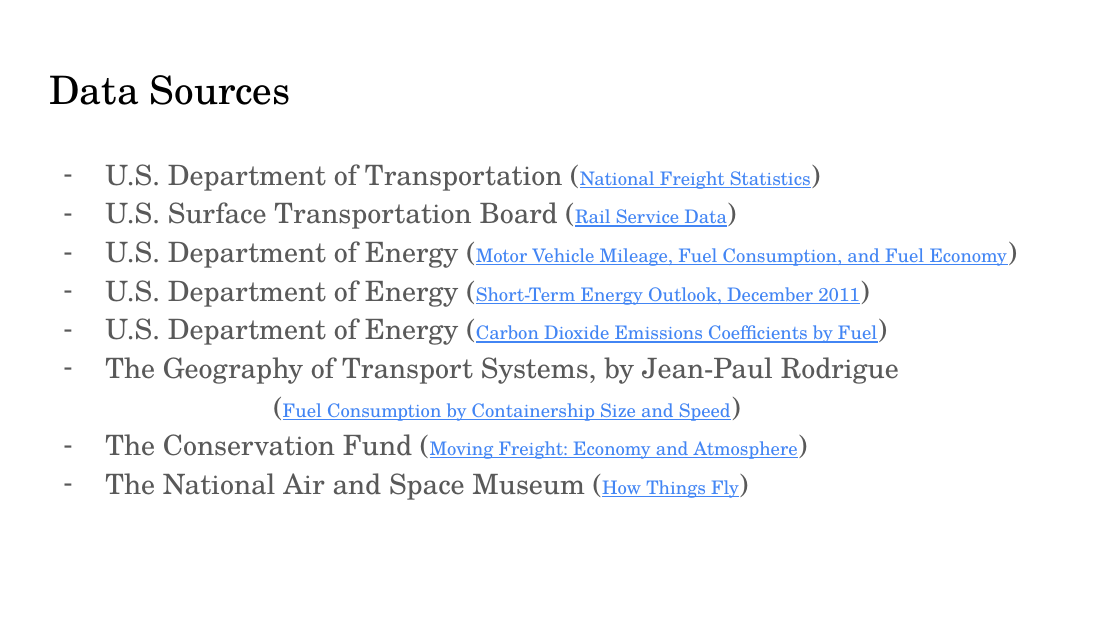
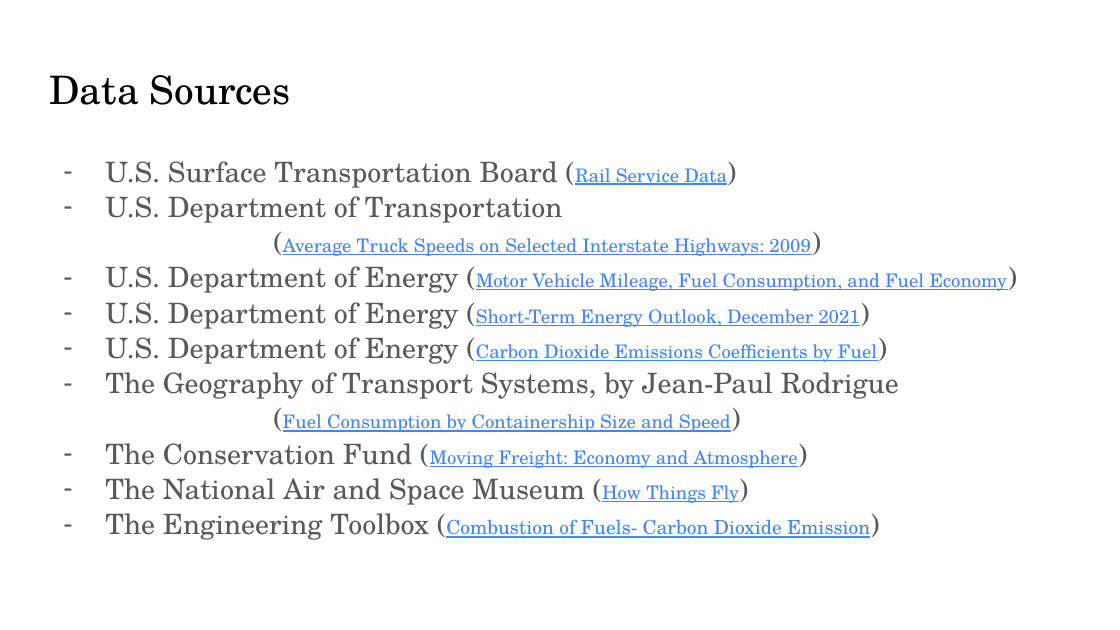
Before and after one commit to Rhunsilval/capstone, a slide deck: slide 2 of Presentation/The Cost of Moving Food - capstone.pptx (slide 37 before the commit). Drawn at 1120x630 pixels with LibreOffice and Linux fonts; fonts in the diff are those of the drawing. Boxes give left, top, right and bottom in pixels: in the first picture for what was removed or moved away, otherwise in the second. Text is boxed around its words. In the diff, an @@ line names an element or a change of style, - is before the commit and + after.

```diff
--- a/Presentation/The Cost of Moving Food - capstone.pptx
+++ b/Presentation/The Cost of Moving Food - capstone.pptx
@@ text at (x1=105, y1=164, x2=811, y2=191): paragraph removed @@
-– U.S. Department of Transportation (National Freight Statistics)
@@ text at (x1=105, y1=161, x2=1007, y2=505): line spacing 1.15 to 1.05 @@
@@ text at (x1=105, y1=196, x2=810, y2=256): paragraph added @@
+– U.S. Department of Transportation
+  (Average Truck Speeds on Selected Interstate Highways: 2009)
@@ text at (x1=105, y1=302, x2=859, y2=329): text changed @@
-– U.S. Department of Energy (Short-Term Energy Outlook, December 2011)
+– U.S. Department of Energy (Short-Term Energy Outlook, December 2021)
@@ text at (x1=105, y1=513, x2=870, y2=540): paragraph added @@
+– The Engineering Toolbox (Combustion of Fuels- Carbon Dioxide Emission)
```
Also in this commit, not shown: 10 other slides changed, 1 slide added, 16 slides removed, 3 other files.
